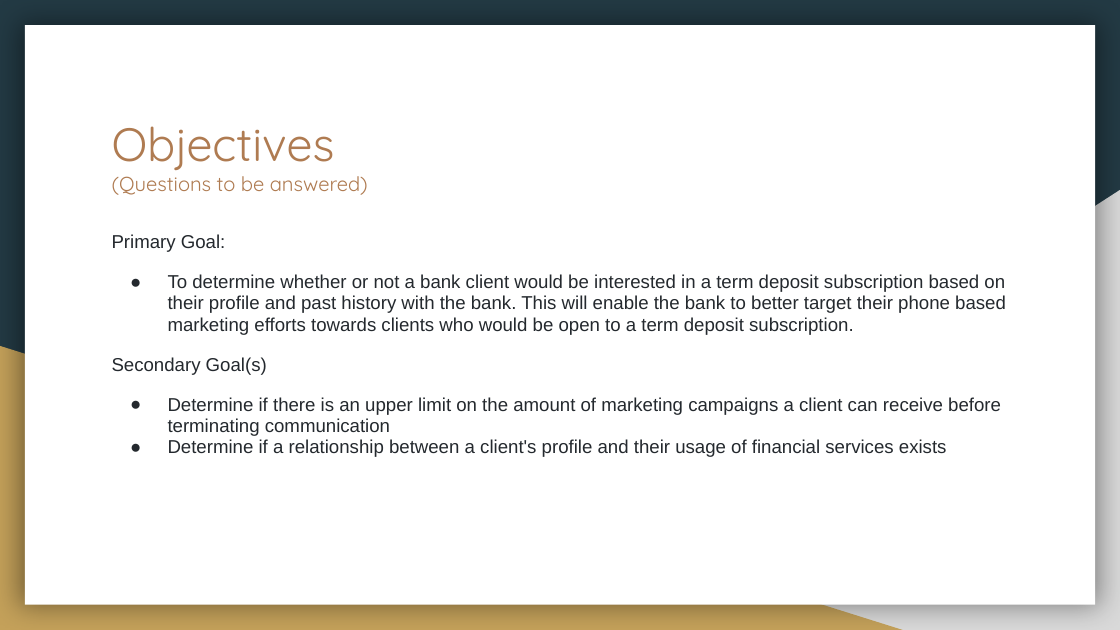
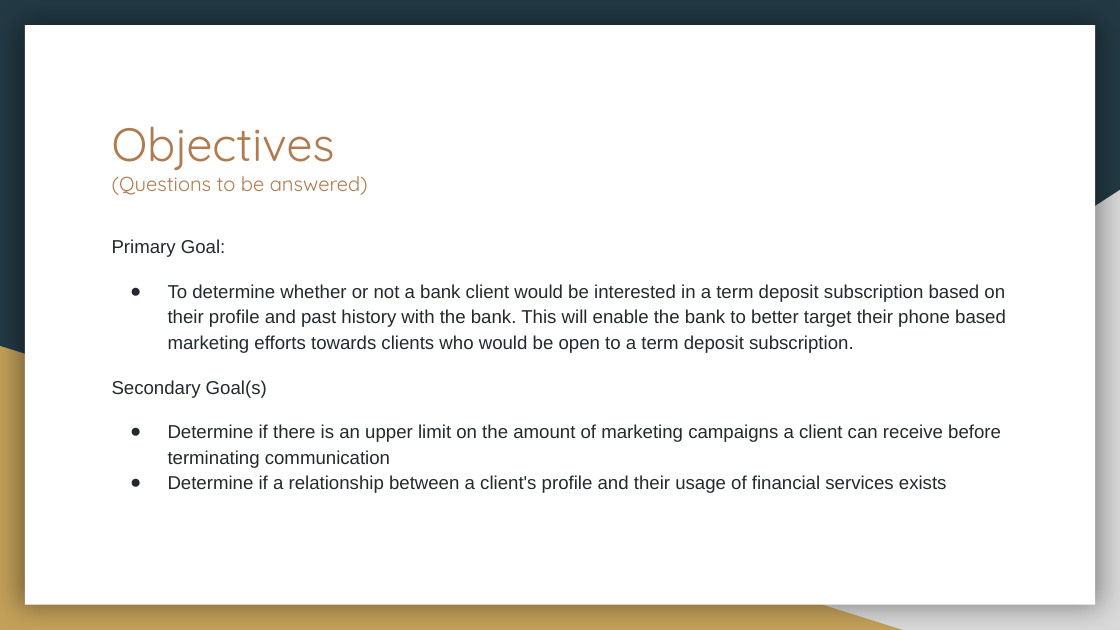
Before and after one commit to vd1310/Banking-Dataset-MarketingTargetsPrediction, a slide deck: slide 6 of Resources/Project_Presentation_Segment2.pptx. Drawn at 1120x630 pixels with LibreOffice and Linux fonts; fonts in the diff are those of the drawing. Boxes give left, top, right and bottom in pixels: in the first picture for what was removed or moved away, otherwise in the second. Text is boxed around its words. In the diff, an @@ line names an element or a change of style, - is before the commit and + after.

```diff
--- a/Resources/Project_Presentation_Segment2.pptx
+++ b/Resources/Project_Presentation_Segment2.pptx
@@ text "Primary Goal:" at [112,239,1006,493]: line spacing 0.95 to 1.15 @@
```
Also in this commit, not shown: 4 other slides changed, 1 other file.
